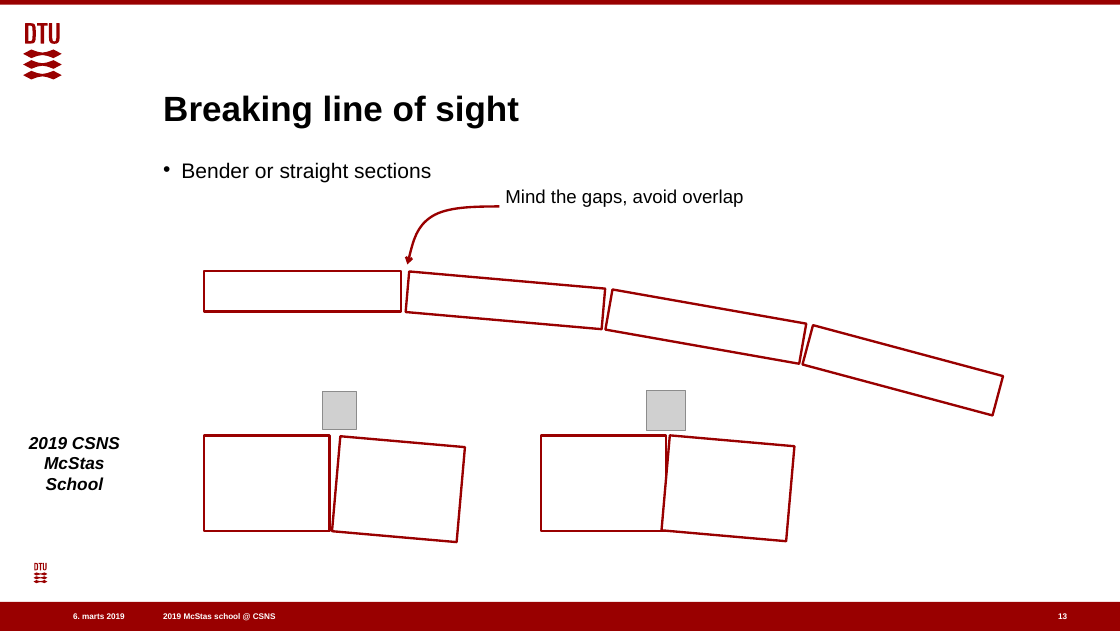
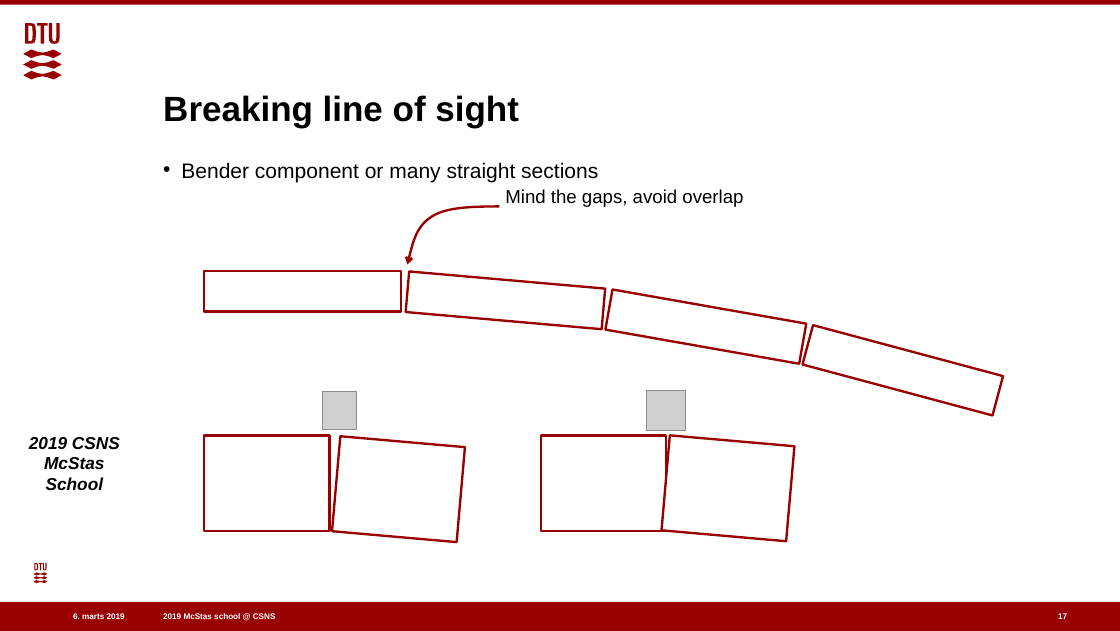
Before and after one commit to eddymaoui/Schools, a slide deck: slide 17 of CSNS_March_2019/2_Tuesday_March_26th/2_guides/guide_intro_talk.pptx (slide 13 before the commit). Drawn at 1120x631 pixels with LibreOffice and Linux fonts; fonts in the diff are those of the drawing; grey boxes stand for pictures; background and template pictures are left out. Boxes give left, top, right and bottom in pixels: in the first picture for what was removed or moved away, otherwise in the second. Text is boxed around its words. In the diff, an @@ line names an element or a change of style, - is before the commit and + after.

```diff
--- a/CSNS_March_2019/2_Tuesday_March_26th/2_guides/guide_intro_talk.pptx
+++ b/CSNS_March_2019/2_Tuesday_March_26th/2_guides/guide_intro_talk.pptx
@@ text at (181,162,598,182): text changed @@
-• Bender or straight sections
+• Bender component or many straight sections
```
Also in this commit, not shown: 5 other slides changed, 4 slides added, 1 other file.
